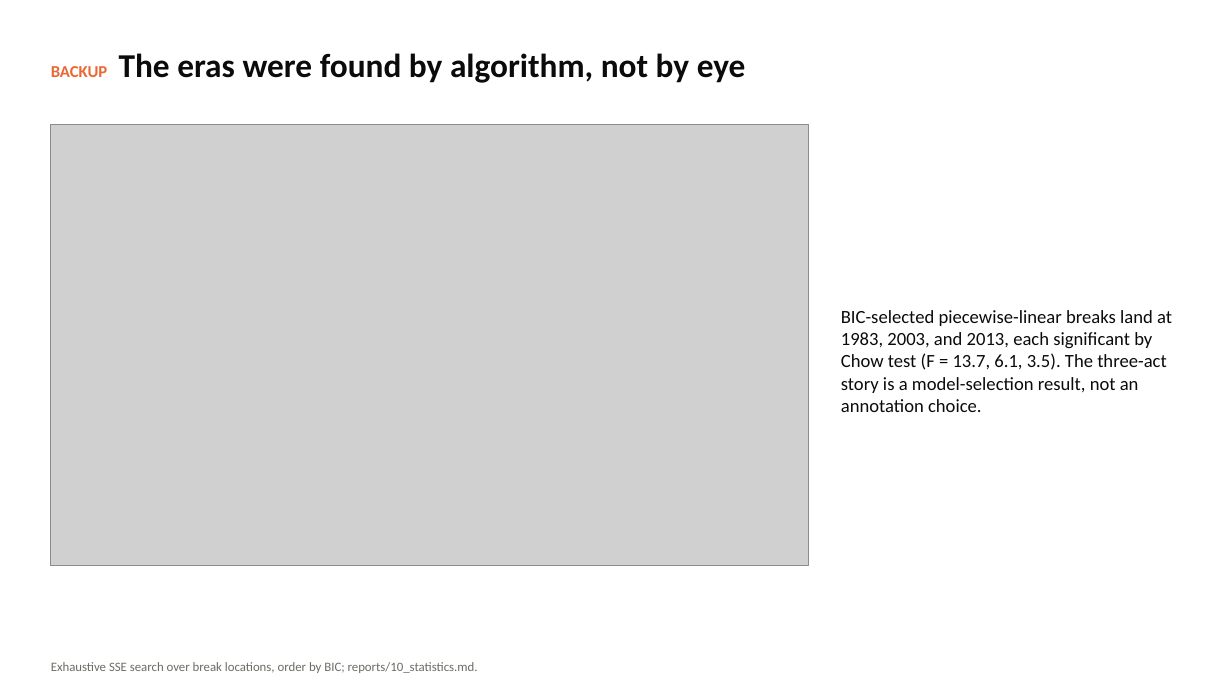
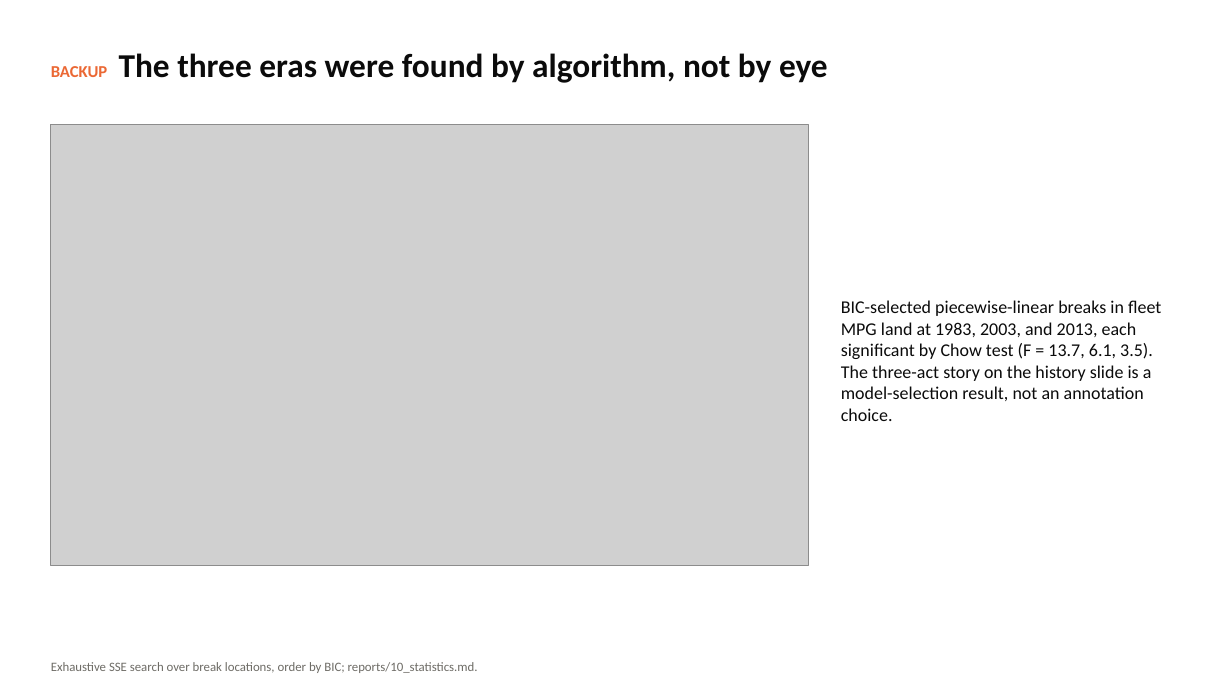
Before and after one commit to SCherwonik/OS3180, a slide deck: slide 29 of MPG Prediction Deck.pptx (slide 23 before the commit). Drawn at 1232x693 pixels with LibreOffice and Linux fonts; fonts in the diff are those of the drawing; grey boxes stand for pictures. Boxes give left, top, right and bottom in pixels: in the first picture for what was removed or moved away, otherwise in the second. Text is boxed around its words. In the diff, an @@ line names an element or a change of style, - is before the commit and + after.

```diff
--- a/MPG Prediction Deck.pptx
+++ b/MPG Prediction Deck.pptx
@@ text at [51, 53, 828, 83]: text changed @@
-BACKUP The eras were found by algorithm, not by eye
+BACKUP The three eras were found by algorithm, not by eye
@@ text at [841, 300, 1161, 421]: text changed; size 14.5 to 14 pt @@
-BIC-selected piecewise-linear breaks land at 1983, 2003, and 2013, each significant by Chow test (F = 13.7, 6.1, 3.5). The three-act story is a model-selection result, not an annotation choice.
+BIC-selected piecewise-linear breaks in fleet MPG land at 1983, 2003, and 2013, each significant by Chow test (F = 13.7, 6.1, 3.5). The three-act story on the history slide is a model-selection result, not an annotation choice.
```
Also in this commit, not shown: 18 other slides changed, 15 slides added, 10 slides removed, 23 other files.
